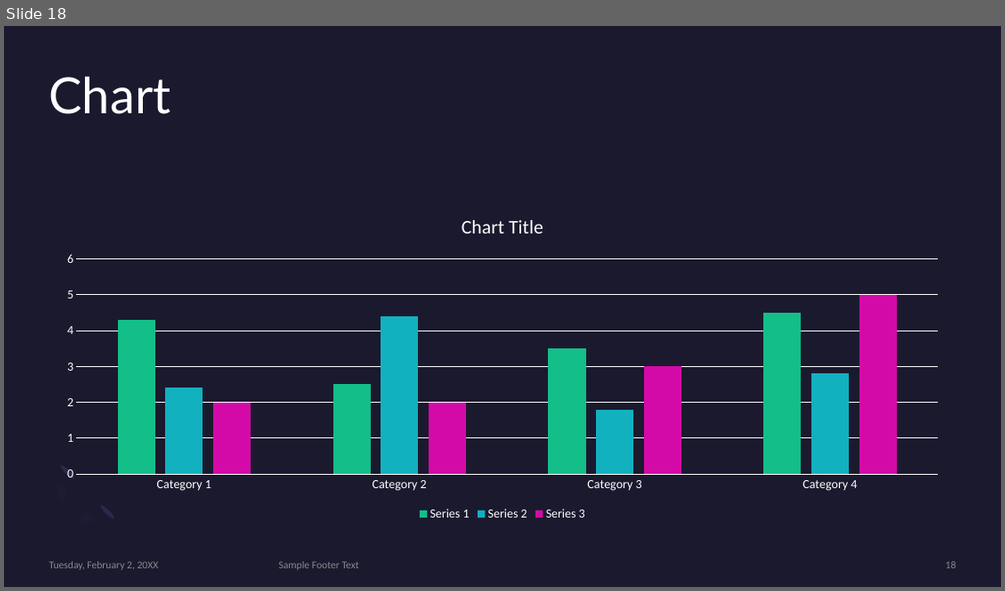
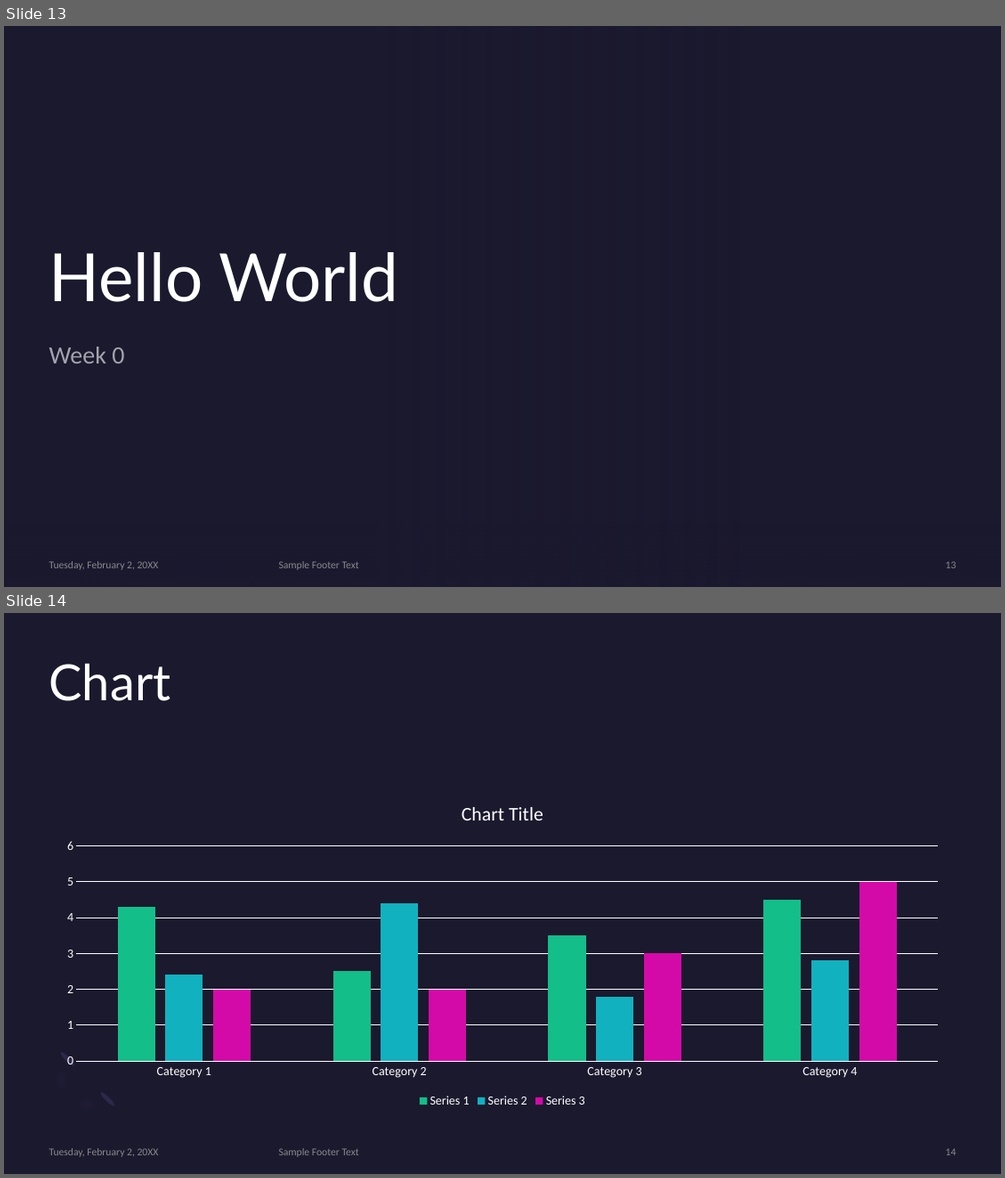
Before and after one commit to MonashDeepNeuron/HPP, a slide deck: content/week0/slides/week0.pptx. Shown one above the other, each under a label of ours: slide 18 before the commit, slides 13 and 14 after it. The pictures are 1005x591 and 1005x1178 pixels, drawn with LibreOffice and Linux fonts; fonts in the diff are those of the drawing; background and template pictures are left out. Boxes give left, top, right and bottom in pixels: in the first picture for what was removed or moved away, otherwise in the second. Text is boxed around its words. In the diff, an @@ line names an element or a change of style, - is before the commit and + after.

```diff
--- a/content/week0/slides/week0.pptx
+++ b/content/week0/slides/week0.pptx
@@ slide 13 added at <box>4,26,1001,587</box>, background picture (left out) @@
@@ rectangle added at <box>4,26,740,587</box>, fill gradient #1B192E @@
@@ rectangle added at <box>4,26,1001,587</box>, fill #1B192E @@
@@ rectangle added at <box>4,26,740,587</box>, fill gradient #1B192E @@
@@ title added at <box>49,252,398,302</box>, 64 pt, text #FFFFFF @@
+Hello World
@@ subtitle added at <box>49,346,124,363</box>, 24 pt, text #FFFFFF at 60% opacity @@
+Week 0
@@ rectangle added at <box>4,498,1001,587</box>, fill gradient #1B192E @@
@@ rectangle added at <box>4,498,1001,587</box>, fill gradient #1B192E @@
@@ text added at <box>49,561,159,570</box>, 10 pt, text #A6A6A6 at 80% opacity @@
+Tuesday, February 2, 20XX
@@ text added at <box>279,561,359,570</box>, 10 pt, text #A6A6A6 at 80% opacity @@
+Sample Footer Text
@@ page number added at <box>946,561,956,568</box>, 10 pt, text #A6A6A6 at 80% opacity @@
+13
@@ what was slide 18 is now slide 14 @@
@@ page number at <box>946,1148,956,1155</box>: text changed @@
-18
+14
```
Also in this commit, not shown: 4 slides changed, 1 other slide added, 6 slides removed, 16 other files.
